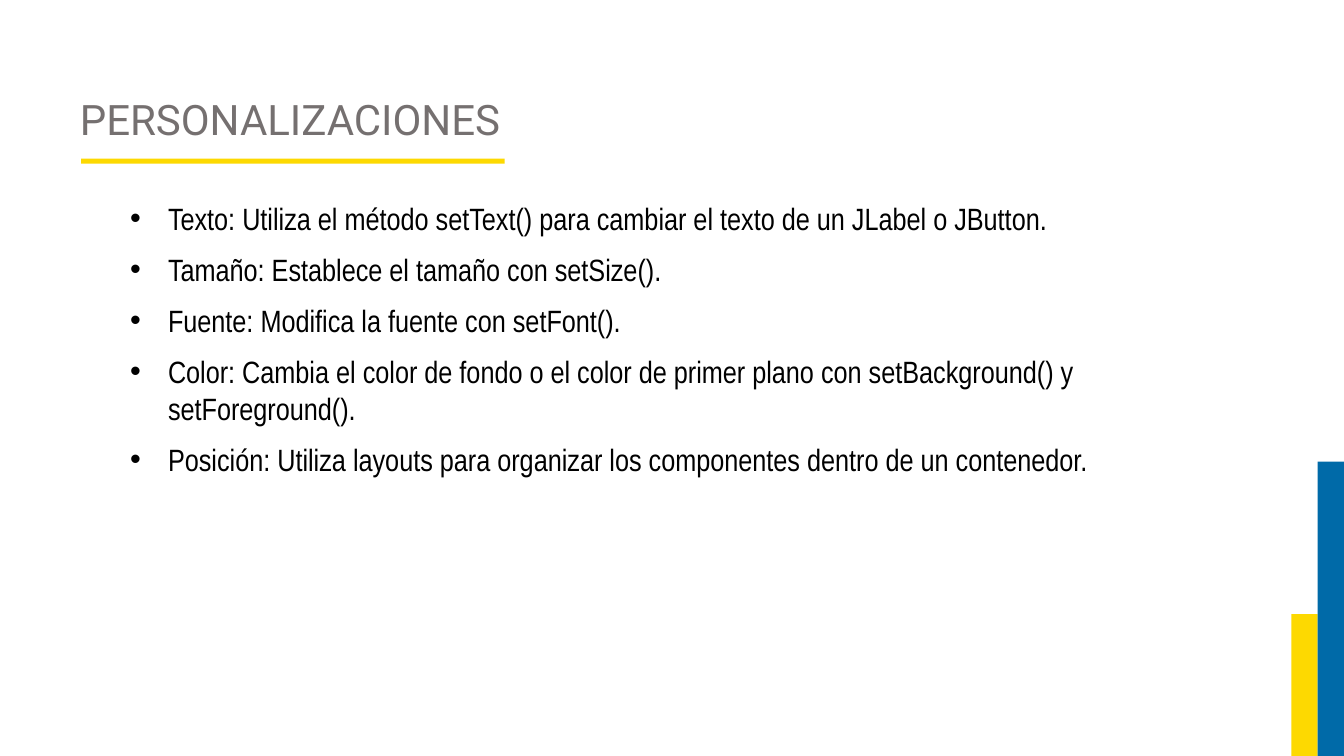
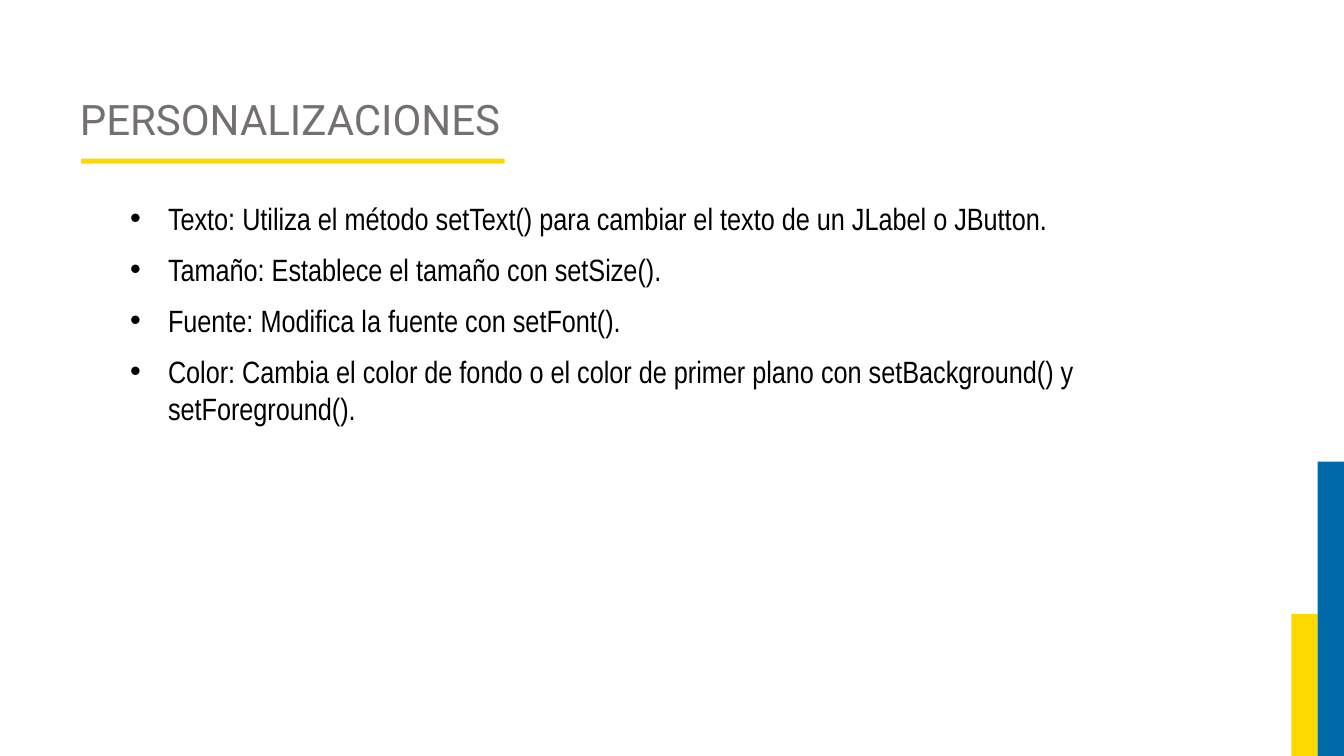
Before and after one commit to JorgeAlejandroAguirreGutierrez/proyecto-luis, a slide deck: slide 92 of Curso Programacion Orientada a Objetos/DIAPOSITIVAS POO.pptx (slide 88 before the commit). Drawn at 1344x756 pixels with LibreOffice and Linux fonts; fonts in the diff are those of the drawing; background and template pictures are left out. Boxes give left, top, right and bottom in pixels: in the first picture for what was removed or moved away, otherwise in the second. Text is boxed around its words. In the diff, an @@ line names an element or a change of style, - is before the commit and + after.

```diff
--- a/Curso Programacion Orientada a Objetos/DIAPOSITIVAS POO.pptx
+++ b/Curso Programacion Orientada a Objetos/DIAPOSITIVAS POO.pptx
@@ text at <box>168,448,1088,477</box>: paragraph removed @@
-• Posición: Utiliza layouts para organizar los componentes dentro de un contenedor.
```
Also in this commit, not shown: 3 other slides changed, 4 slides added, 10 other files.
